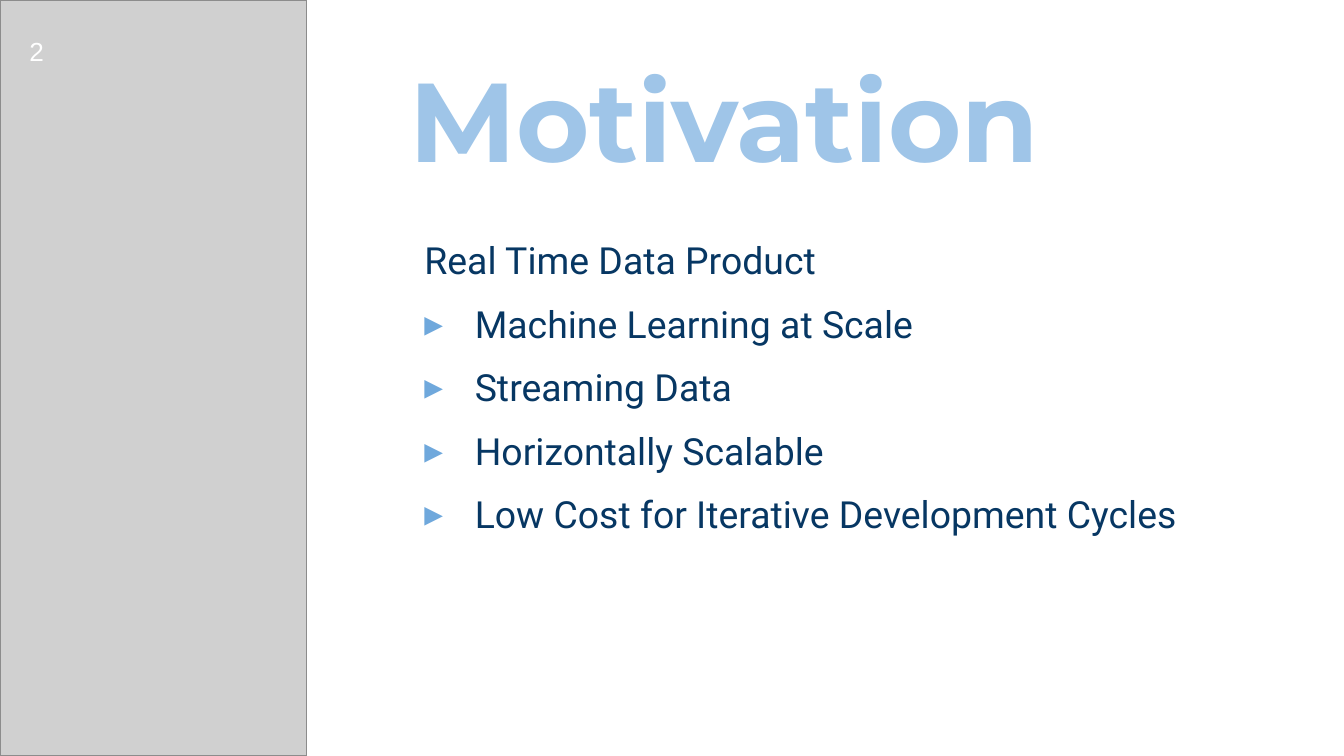
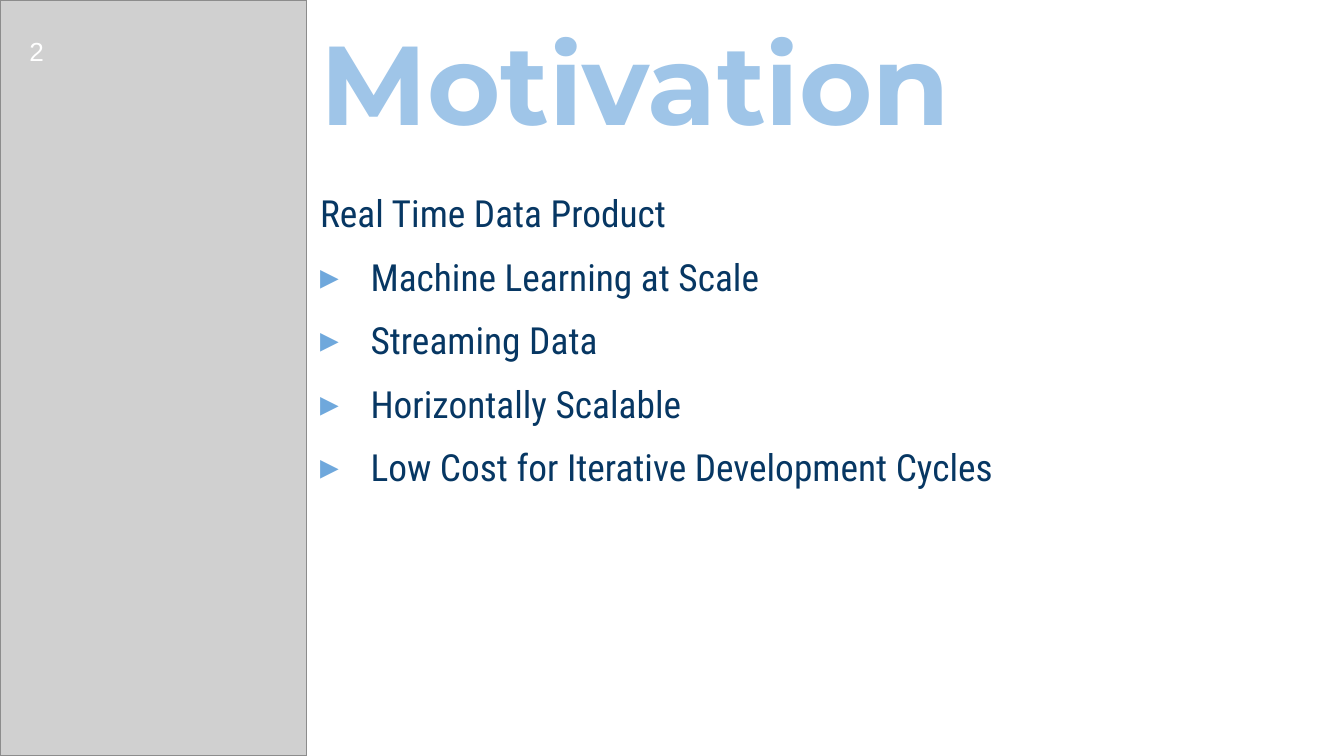
Before and after one commit to sherlockjjj/T-Watch, a slide deck: slide 2 of Capstone.pptx. Drawn at 1344x756 pixels with LibreOffice and Linux fonts; fonts in the diff are those of the drawing; grey boxes stand for pictures. Boxes give left, top, right and bottom in pixels: in the first picture for what was removed or moved away, otherwise in the second. Text is boxed around its words. In the diff, an @@ line names an element or a change of style, - is before the commit and + after.

```diff
--- a/Capstone.pptx
+++ b/Capstone.pptx
@@ title "Motivation": place and size @@
-title "Motivation" at (409,74,1039,163)
+title "Motivation" at (320,37,950,126)
@@ subtitle "Real Time Data Product": place and size @@
-subtitle "Real Time Data Product" at (424,246,1176,536)
+subtitle "Real Time Data Product" at (320,199,993,489)
@@ subtitle "Real Time Data Product" at (320,199,993,489): font Roboto to Roboto Condensed @@
```
Also in this commit, not shown: 5 other slides changed, 5 slides added, 14 slides removed.
